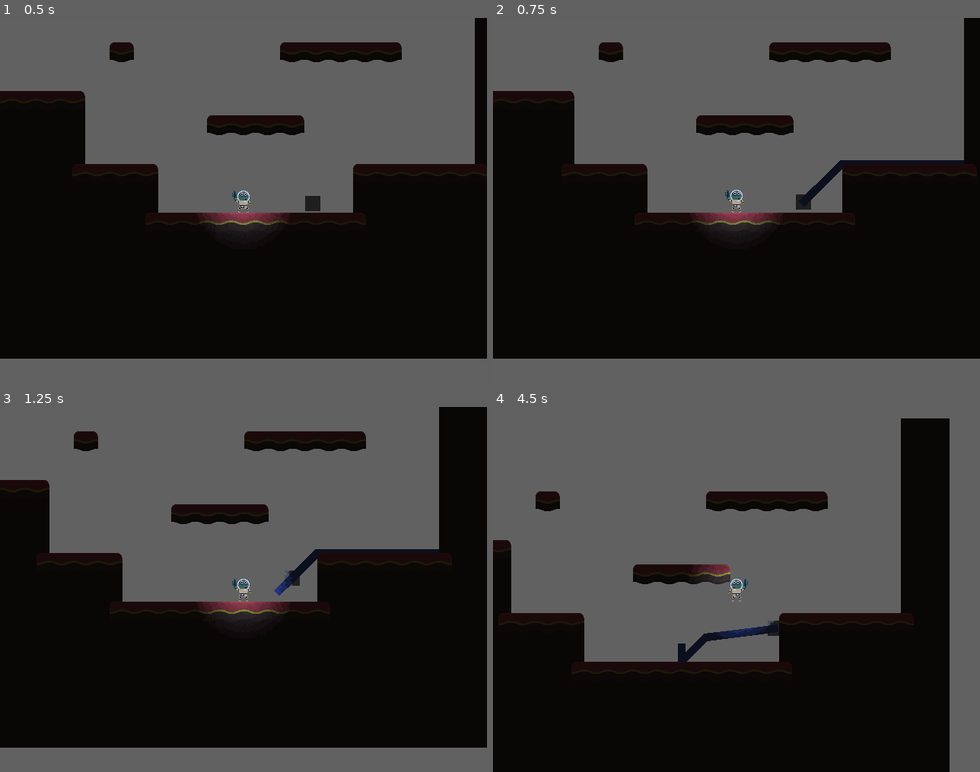
Above: before the commit, frames 1-4 (two rows, left to right).
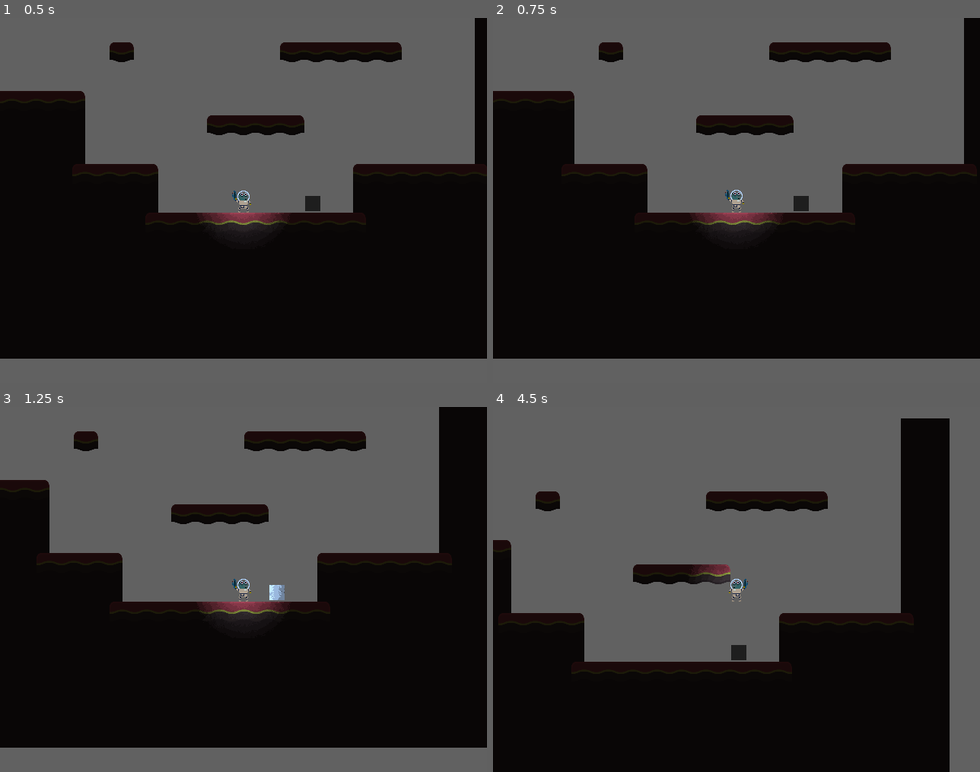
Above: after the commit, the same moments.

Repository: nealith/MVM5
Game: Godot game, scene res://tests/test_map1.tscn
Same seed, same stepped clock (60 frames per second), same inputs: the game is played once before the commit and once after it. The project has no main scene, so this scene is started directly.
Inputs (mouse positions are in pixels of both pictures, inside the frame that each line leads up to):
- Up to frame 1 (0.5 s): no input
- Up to frame 2 (0.75 s): tap Enter at 0.5 s; move the mouse to (843, 182) at 0.52 s; hold Right (ui_right) from 0.53 s (still down); click (843, 182) at 0.67 s
- Up to frame 3 (1.25 s): keep holding Right (ui_right)
- Up to frame 4 (4.5 s): move the mouse to (639, 607) at 1.27 s; release Right (ui_right) at 1.28 s; hold Down (ui_down) 1.28-2.03 s; click (639, 607) at 1.42 s; move the mouse to (785, 509) at 2.02 s; hold Right (ui_right) 2.03-2.78 s; click (785, 509) at 2.17 s; move the mouse to (712, 662) at 2.77 s; hold Up (ui_up) 2.78-3.53 s; click (712, 662) at 2.92 s; move the mouse to (882, 644) at 3.52 s; hold Left (ui_left) from 3.53 s (still down); click (882, 644) at 3.67 s; move the mouse to (590, 534) at 4.27 s; click (590, 534) at 4.42 s

Frame 1 is identical in both runs. In frame 2, 0.5% of the frame differs, in the area x 61-97%, y 38-53%; in frame 3, 0.7%; in frame 4, 0.7%, in the area x 37-59%, y 58-70%.

Commit message:
bullet collision detection

Diff:
--- a/Bullets/Bullet.gd
+++ b/Bullets/Bullet.gd
@@ -6,6 +6,8 @@
 
 var velocity = Vector2()
 var direction = "none"
+
+const iname = "bullet"
 
 const SPEED = 200
 
--- a/Bullets/Bullet.tscn
+++ b/Bullets/Bullet.tscn
@@ -8,6 +8,7 @@
 extents = Vector2( 1, 1 )
 
 [node name="Bullet" type="KinematicBody2D"]
+collision_mask = 3
 script = ExtResource( 1 )
 
 [node name="Sprite" type="Sprite" parent="."]
--- a/Player/Player.tscn
+++ b/Player/Player.tscn
@@ -5,11 +5,11 @@
 [ext_resource path="res://Player/Assets/player1.png" type="Texture" id=3]
 [ext_resource path="res://Player/Assets/player2.png" type="Texture" id=4]
 [ext_resource path="res://Player/Assets/player9.png" type="Texture" id=5]
-[ext_resource path="res://Player/Assets/player3.png" type="Texture" id=6]
-[ext_resource path="res://Player/Assets/player7.png" type="Texture" id=7]
-[ext_resource path="res://Player/Assets/player8.png" type="Texture" id=8]
+[ext_resource path="res://Player/Assets/player7.png" type="Texture" id=6]
+[ext_resource path="res://Player/Assets/player3.png" type="Texture" id=7]
+[ext_resource path="res://Player/Assets/player6.png" type="Texture" id=8]
 [ext_resource path="res://Player/Assets/player4.png" type="Texture" id=9]
-[ext_resource path="res://Player/Assets/player6.png" type="Texture" id=10]
+[ext_resource path="res://Player/Assets/player8.png" type="Texture" id=10]
 [ext_resource path="res://Player/Assets/player5.png" type="Texture" id=11]
 [ext_resource path="res://Player/Assets/light.png" type="Texture" id=12]
 
@@ -29,19 +29,24 @@
 "name": "accelerating_fall",
 "speed": 5.0
 }, {
-"frames": [ ExtResource( 3 ), ExtResource( 6 ) ],
+"frames": [ ExtResource( 6 ) ],
+"loop": true,
+"name": "firing_up",
+"speed": 5.0
+}, {
+"frames": [ ExtResource( 3 ), ExtResource( 7 ) ],
 "loop": true,
 "name": "walking",
 "speed": 16.0
 }, {
-"frames": [ ExtResource( 7 ) ],
+"frames": [ ExtResource( 3 ) ],
 "loop": true,
-"name": "firing_up",
+"name": "none",
 "speed": 5.0
 }, {
 "frames": [ ExtResource( 8 ) ],
 "loop": true,
-"name": "firing_down",
+"name": "firing",
 "speed": 5.0
 }, {
 "frames": [ ExtResource( 9 ) ],
@@ -51,12 +56,7 @@
 }, {
 "frames": [ ExtResource( 10 ) ],
 "loop": true,
-"name": "firing",
-"speed": 5.0
-}, {
-"frames": [ ExtResource( 3 ) ],
-"loop": true,
-"name": "none",
+"name": "firing_down",
 "speed": 5.0
 }, {
 "frames": [ ExtResource( 11 ) ],
--- a/Sblorb/Sblorb.gd
+++ b/Sblorb/Sblorb.gd
@@ -4,6 +4,7 @@
 var path : = PoolVector2Array() setget set_path
 
 signal finish_move()
+signal hitten()
 
 # Declare member variables here. Examples:
 # var a = 2
@@ -44,3 +45,8 @@
 	path = value
 	if value.size() != 0:
 		set_process(true)
+
+func _on_Area2D_body_entered(body : PhysicsBody2D):
+	if body != null and not body.get("iname") == null and body.iname == "bullet":
+		emit_signal("hitten")
+		get_parent().remove_child(self)
--- a/Sblorb/Sblorb.tscn
+++ b/Sblorb/Sblorb.tscn
@@ -11,9 +11,11 @@
 script = ExtResource( 1 )
 
 [node name="Area2D" type="Area2D" parent="."]
+collision_layer = 2
 
 [node name="CollisionShape2D" type="CollisionShape2D" parent="Area2D"]
 shape = SubResource( 1 )
 
 [node name="MeshInstance2D" type="MeshInstance2D" parent="."]
 mesh = SubResource( 2 )
+[connection signal="body_entered" from="Area2D" to="." method="_on_Area2D_body_entered"]
--- a/tests/test_map1.gd
+++ b/tests/test_map1.gd
@@ -1,7 +1,6 @@
 extends Node2D
 
 onready var nav2d : Navigation2D = $Navigation2D
-onready var line2d : Line2D = $Line2D
 onready var sblorb : Node2D = $Sblorb
 onready var tilemap : TileMap = $Navigation2D/TileMap
 
@@ -13,14 +12,6 @@
 #func _process(delta):
 #	pass
 
-func _unhandled_input(event : InputEvent) -> void:
-	if event is InputEventMouseButton:
-		var emouse : InputEventMouseButton = event
-		if  emouse.button_index == BUTTON_LEFT and emouse.pressed:
-			var new_path : = nav2d.get_simple_path(sblorb.global_position,emouse.global_position)
-			line2d.points = new_path
-			sblorb.path = new_path
-
 func _on_Sblorb_finish_move():
 	var limits : Rect2 = tilemap.get_used_rect()
 	randomize ()
@@ -28,5 +19,4 @@
 	var y = randf() * (limits.size.y*32) + limits.position.y*32
 
 	var new_path : = nav2d.get_simple_path(sblorb.global_position,Vector2(x,y))
-	line2d.points = new_path
 	sblorb.path = new_path
--- a/tests/test_map1.tscn
+++ b/tests/test_map1.tscn
@@ -477,7 +477,4 @@
 
 [node name="Sblorb" parent="." instance=ExtResource( 4 )]
 position = Vector2( 202.639, 180.375 )
-
-[node name="Line2D" type="Line2D" parent="."]
-texture_mode = -916354232
 [connection signal="finish_move" from="Sblorb" to="." method="_on_Sblorb_finish_move"]
